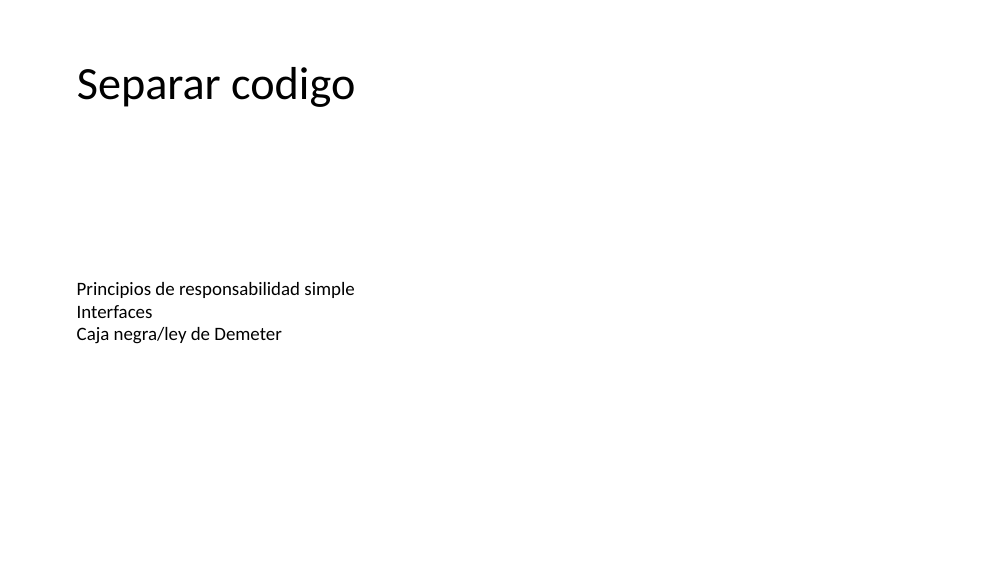
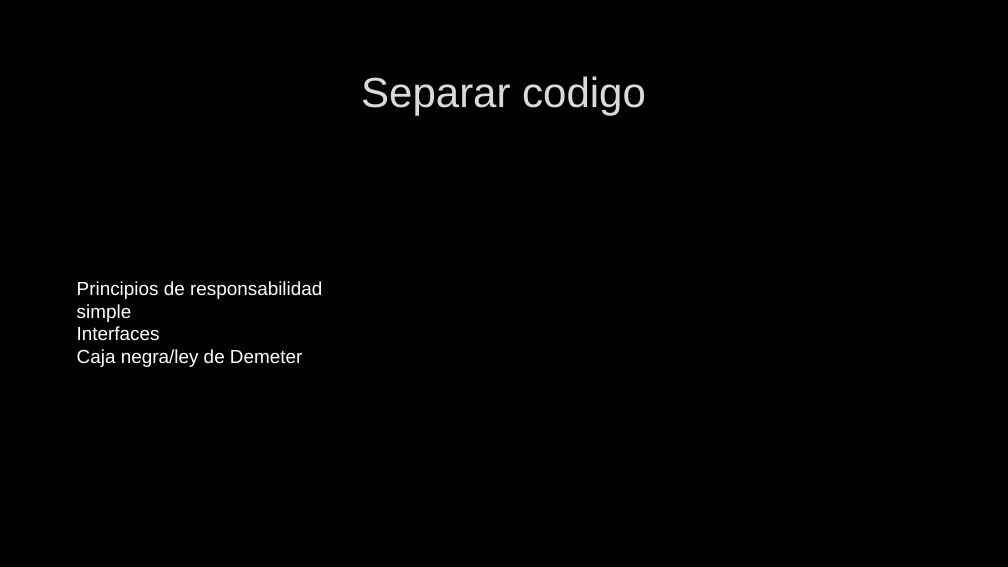
Before and after one commit to Shisah/GitGud2, a slide deck: slide 17 of Presentation/Git Gud 2.pptx. Drawn at 1008x567 pixels with LibreOffice and Linux fonts; fonts in the diff are those of the drawing; background and template pictures are left out. Boxes give left, top, right and bottom in pixels: in the first picture for what was removed or moved away, otherwise in the second. Text is boxed around its words. In the diff, an @@ line names an element or a change of style, - is before the commit and + after.

```diff
--- a/Presentation/Git Gud 2.pptx
+++ b/Presentation/Git Gud 2.pptx
@@ background #FFFFFF to picture (left out) @@
@@ title "Separar codigo": place and size @@
-title "Separar codigo" at box(77, 67, 355, 107)
+title "Separar codigo" at box(361, 76, 646, 115)
@@ title "Separar codigo" at box(361, 76, 646, 115): size 44 to 40 pt, font Calibri to Arial, text colour #000000 to #DADADA, letter outline none to #404040 0.75 pt; alignment left to centre; line spacing 0.9 to 1 @@
@@ text "Principios de responsabilidad simple" at box(77, 281, 322, 367): font Calibri to Arial, text colour #000000 to #FFFFFF @@
```
Also in this commit, not shown: 17 other slides changed.
